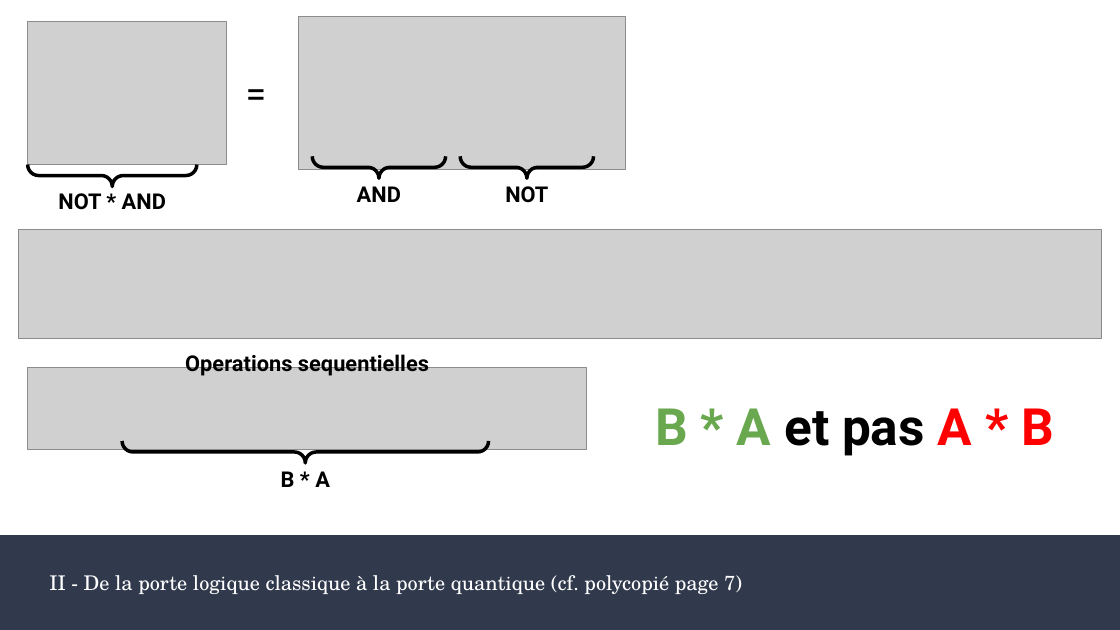
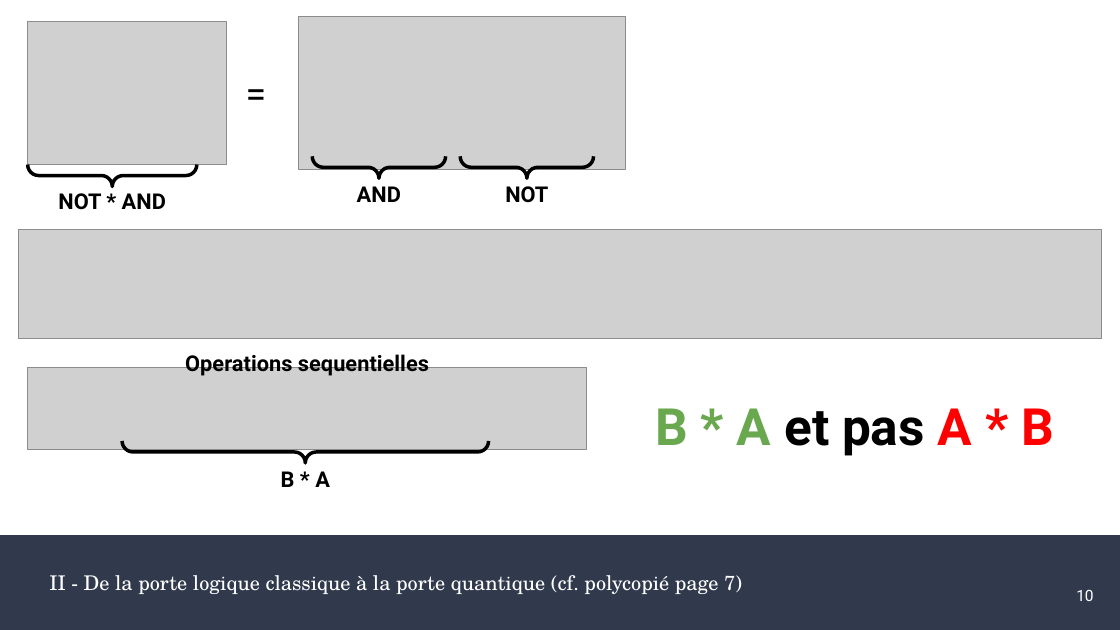
Before and after one commit to MightyGoldenOctopus/QCOMP, a slide deck: slide 10 of Slides/pptx/qc103a.pptx. Drawn at 1120x630 pixels with LibreOffice and Linux fonts; fonts in the diff are those of the drawing; grey boxes stand for pictures. Boxes give left, top, right and bottom in pixels: in the first picture for what was removed or moved away, otherwise in the second. Text is boxed around its words. In the diff, an @@ line names an element or a change of style, - is before the commit and + after.

```diff
--- a/Slides/pptx/qc103a.pptx
+++ b/Slides/pptx/qc103a.pptx
@@ page number added at <box>1076,590,1093,601</box>, 10 pt, text #FFFFFF @@
+10
```
Also in this commit, not shown: 21 other slides changed, 1 other file.
